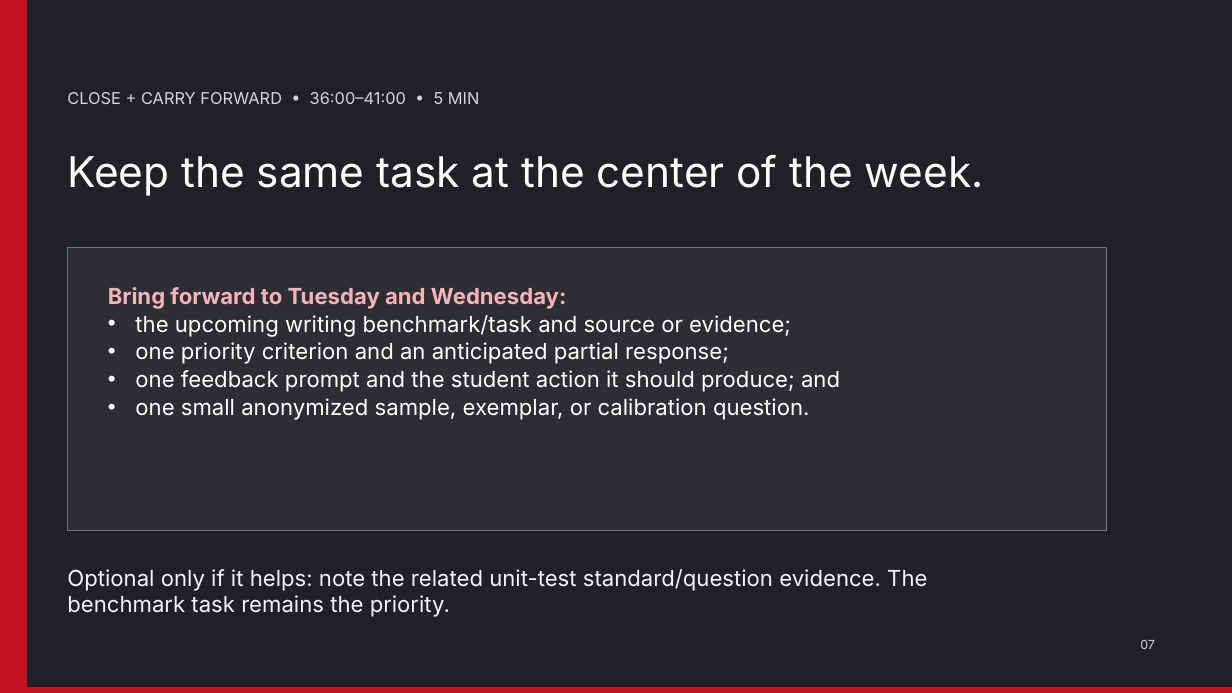
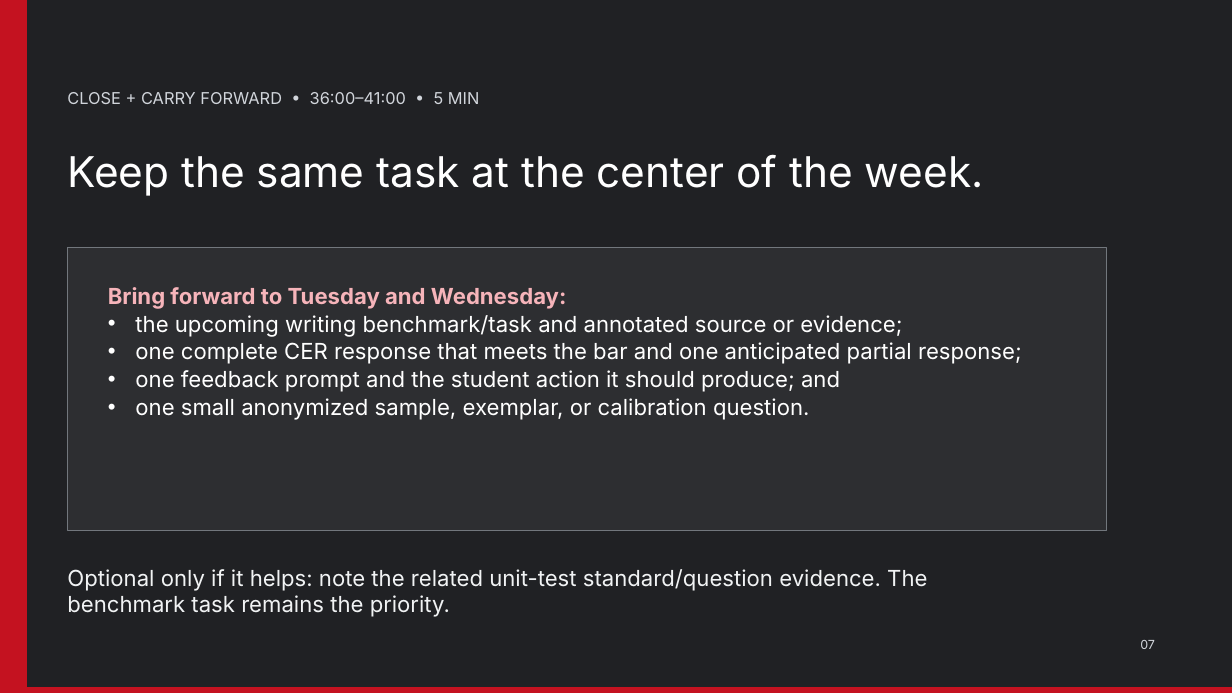
Before and after one commit to nbhs-science/nbhs-science, a slide deck: slide 7 of assets/plc/2026-10-26_Lesson_Internalization_Analyze_Science_Articles_and_Responses_CUBS_CER.pptx. Drawn at 1232x693 pixels with LibreOffice and Linux fonts; fonts in the diff are those of the drawing. Boxes give left, top, right and bottom in pixels: in the first picture for what was removed or moved away, otherwise in the second. Text is boxed around its words. In the diff, an @@ line names an element or a change of style, - is before the commit and + after.

Commit message:
Publish final October science-literacy materials
Replaces the October 26, 27, 28, and 30 editable decks and one-page agendas with the finalized CUBS source annotation, CER mastery, feedback/revision, calibration, and Friday student-work analysis cycle.

```diff
--- a/assets/plc/2026-10-26_Lesson_Internalization_Analyze_Science_Articles_and_Responses_CUBS_CER.pptx
+++ b/assets/plc/2026-10-26_Lesson_Internalization_Analyze_Science_Articles_and_Responses_CUBS_CER.pptx
@@ text at bbox=[135, 315, 1022, 364]: text changed @@
-• the upcoming writing benchmark/task and source or evidence;
-• one priority criterion and an anticipated partial response;
+• the upcoming writing benchmark/task and annotated source or evidence;
+• one complete CER response that meets the bar and one anticipated partial response;
```
Also in this commit, not shown: 4 other slides changed, 7 other files.
